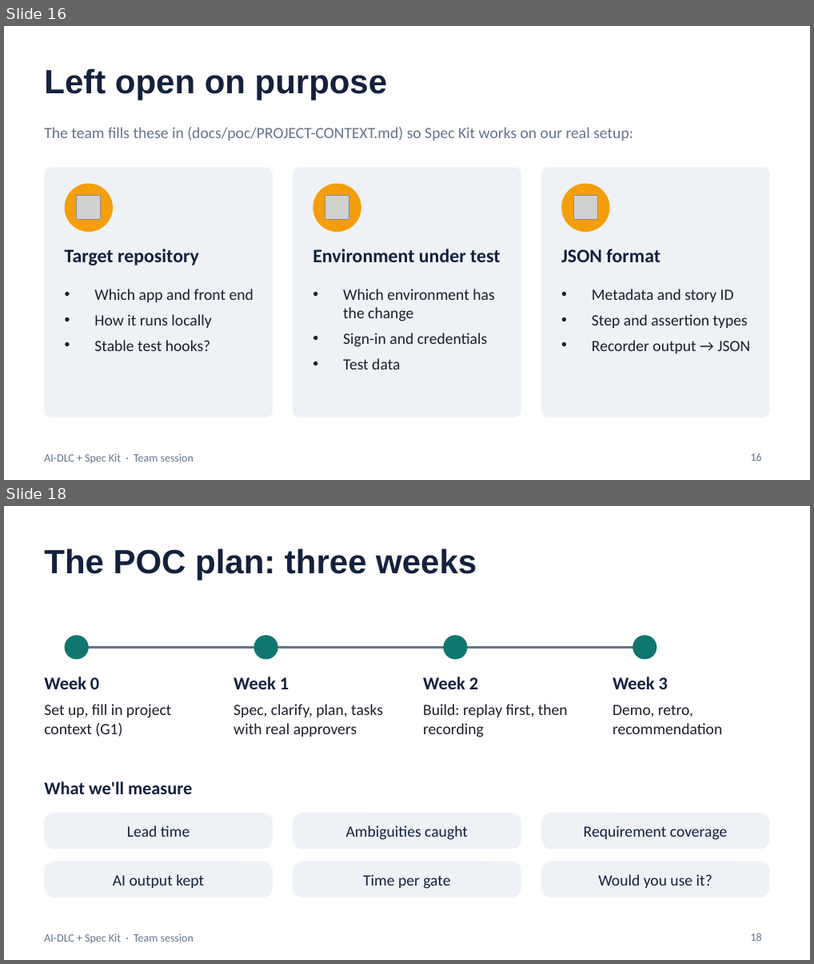
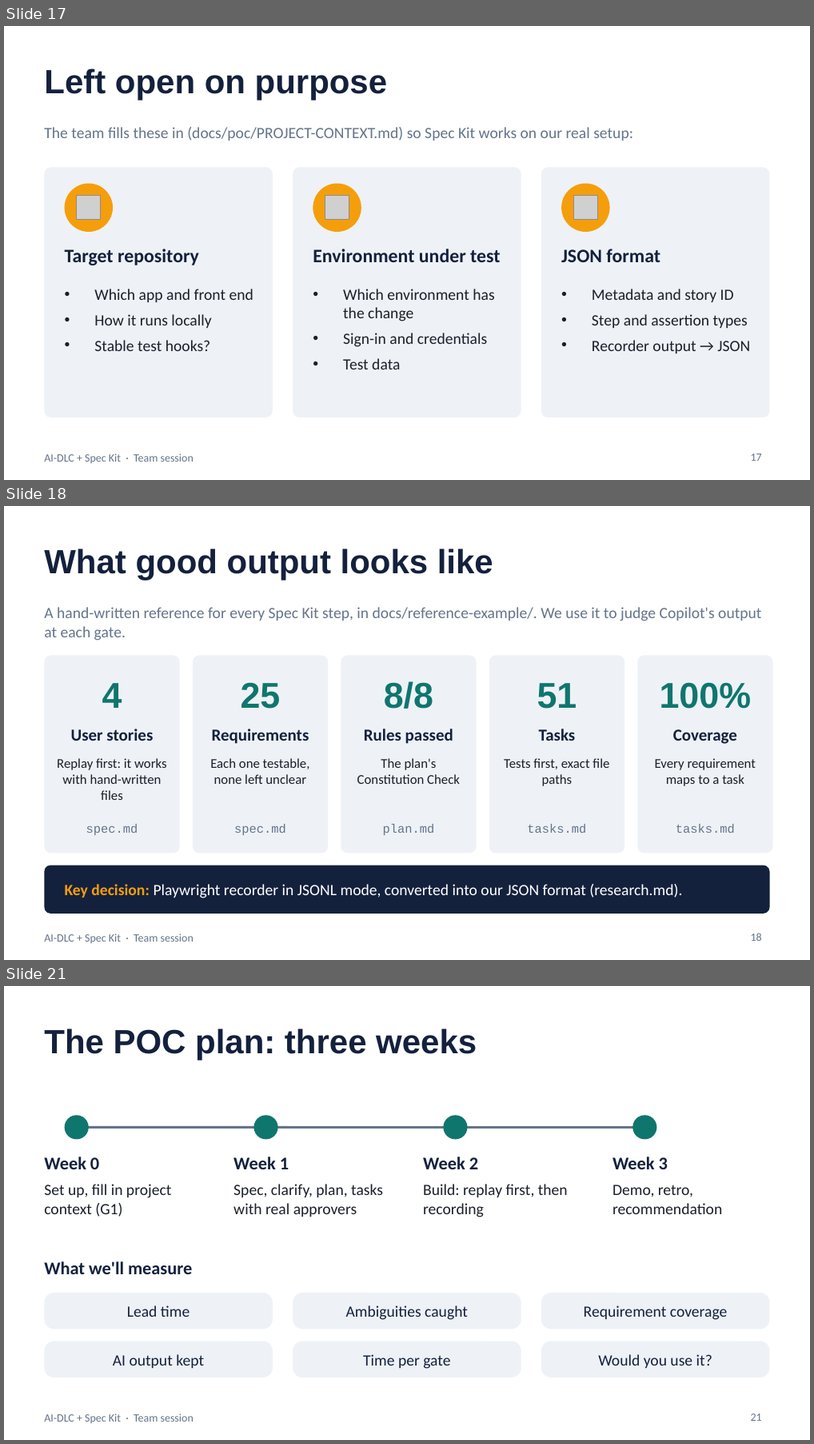
Before and after one commit to jambione/spec-kit-poc, a slide deck: docs/presentation/AI-DLC-Spec-Kit-Team-Session.pptx. Shown one above the other, each under a label of ours: slides 16 and 18 before the commit, slides 17, 18 and 21 after it; the slides between them are not shown. The pictures are 814x964 and 814x1444 pixels, drawn with LibreOffice and Linux fonts; fonts in the diff are those of the drawing; grey boxes stand for pictures. Boxes give left, top, right and bottom in pixels: in the first picture for what was removed or moved away, otherwise in the second. Text is boxed around its words. In the diff, an @@ line names an element or a change of style, - is before the commit and + after.

```diff
--- a/docs/presentation/AI-DLC-Spec-Kit-Team-Session.pptx
+++ b/docs/presentation/AI-DLC-Spec-Kit-Team-Session.pptx
@@ slide 18 added at (4, 506, 810, 960), background #FFFFFF; not listed: 1 template element that a slide beside it also shows @@
@@ title added at (44, 548, 494, 580), 30 pt, text #14213D, bold @@
+What good output looks like
@@ text added at (44, 607, 762, 640), 14 pt, text #64748B @@
+A hand-written reference for every Spec Kit step, in docs/reference-example/. We use it to judge Copilot's output at each gate.
@@ rounded rectangle added at (44, 655, 180, 852), fill #EEF2F6 @@
@@ rounded rectangle added at (193, 655, 328, 852), fill #EEF2F6 @@
@@ rounded rectangle added at (341, 655, 477, 852), fill #EEF2F6 @@
@@ rounded rectangle added at (490, 655, 625, 852), fill #EEF2F6 @@
@@ rounded rectangle added at (638, 655, 774, 852), fill #EEF2F6 @@
@@ text added at (102, 683, 122, 708), 32 pt, text #0F766E, bold @@
+4
@@ text added at (241, 682, 281, 708), 32 pt, text #0F766E, bold @@
+25
@@ text added at (384, 681, 434, 708), 32 pt, text #0F766E, bold @@
+8/8
@@ text added at (538, 683, 578, 708), 32 pt, text #0F766E, bold @@
+51
@@ text added at (660, 682, 752, 708), 32 pt, text #0F766E, bold @@
+100%
@@ text added at (71, 728, 153, 740), 15 pt, text #14213D, bold @@
+User stories
@@ text added at (212, 728, 310, 744), 15 pt, text #14213D, bold @@
+Requirements
@@ text added at (364, 728, 454, 744), 15 pt, text #14213D, bold @@
+Rules passed
@@ text added at (539, 728, 576, 740), 15 pt, text #14213D, bold @@
+Tasks
@@ text added at (674, 729, 738, 744), 15 pt, text #14213D, bold @@
+Coverage
@@ text added at (57, 758, 167, 800), 12 pt, text #1B1F2A @@
+Replay first: it works with hand-written files
@@ text added at (210, 758, 310, 784), 12 pt, text #1B1F2A @@
+Each one testable, none left unclear
@@ text added at (358, 758, 460, 784), 12 pt, text #1B1F2A @@
+The plan's Constitution Check
@@ text added at (504, 758, 610, 786), 12 pt, text #1B1F2A @@
+Tests first, exact file paths
@@ text added at (655, 758, 756, 786), 12 pt, text #1B1F2A @@
+Every requirement maps to a task
@@ text added at (86, 824, 138, 835), 11 pt, text #64748B @@
+spec.md
@@ text added at (234, 824, 286, 835), 11 pt, text #64748B @@
+spec.md
@@ text added at (383, 824, 435, 835), 11 pt, text #64748B @@
+plan.md
@@ text added at (527, 824, 586, 832), 11 pt, text #64748B @@
+tasks.md
@@ text added at (676, 824, 735, 832), 11 pt, text #64748B @@
+tasks.md
@@ rounded rectangle added at (44, 865, 770, 913), fill #14213D @@
@@ text added at (65, 884, 682, 898), 14 pt, text #FFFFFF @@
+Key decision: Playwright recorder in JSONL mode, converted into our JSON format (research.md).
@@ page number added at (751, 932, 762, 940), 10 pt, text #64748B @@
+18
@@ what was slide 16 is now slide 17 @@
@@ page number at (751, 453, 762, 460): text changed @@
-16
+17
@@ what was slide 18 is now slide 21 @@
@@ page number at (751, 1413, 762, 1420): text changed @@
-18
+21
```
Also in this commit, not shown: 1 slide changed, 2 other slides added, 1 other file.
